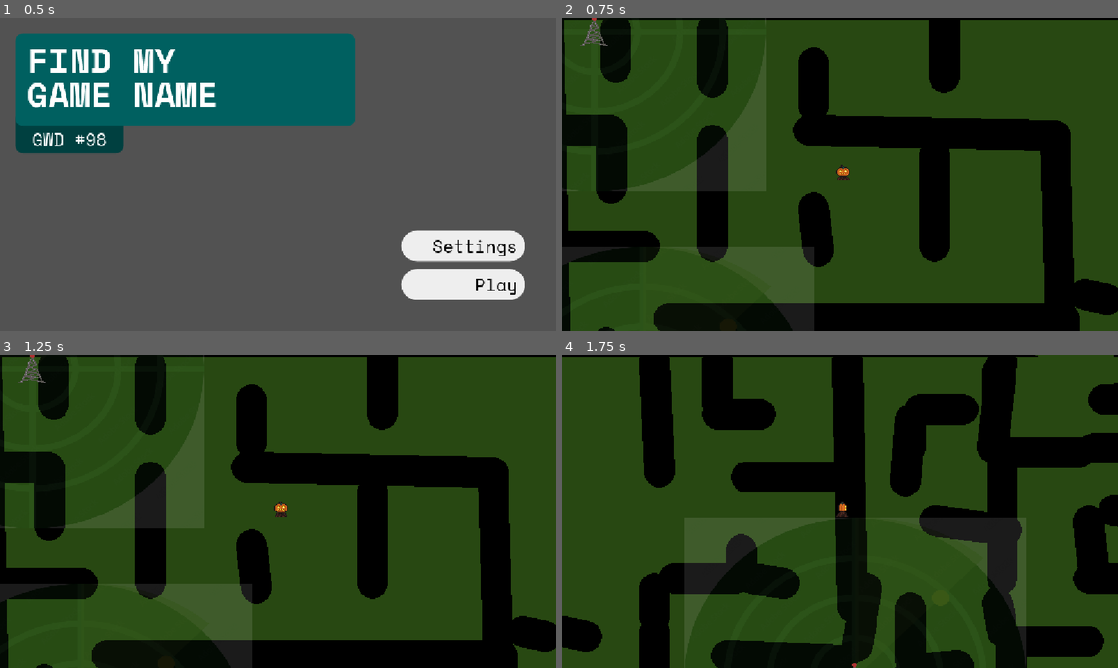
Above: before the commit, frames 1-4 (two rows, left to right).
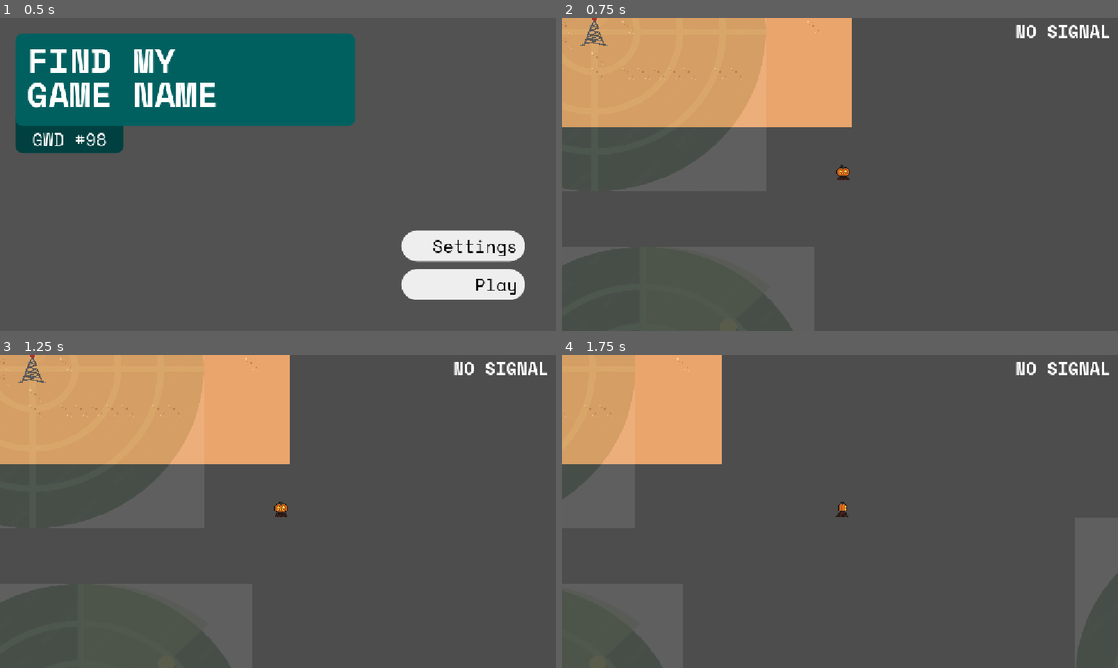
Above: after the commit, the same moments.

Repository: TurbogamesDev/godot-wild-jam-98
Game: Godot game, scene res://assets/scenes/ui/main_menu.tscn
Two runs of this game, one before a commit and one after it. Both use one fixed random seed, a clock stepped at 60 frames per second and the inputs below.
Inputs (mouse positions are in pixels of both pictures, inside the frame that each line leads up to):
- Up to frame 1 (0.5 s): no input
- Up to frame 2 (0.75 s): click "Play" at 0.5 s
- Up to frame 3 (1.25 s): no input
- Up to frame 4 (1.75 s): tap Enter at 1.25 s; move the mouse to (962, 495) at 1.27 s; hold D (right) from 1.28 s (still down); click (962, 495) at 1.42 s

Frame 1 is identical in both runs. In frame 2, 100% of the frame differs, in the area x 0-100%, y 0-100%; in frame 3, 100%; in frame 4, 100%.

Commit message:
Add level hud to test level

Diff:
--- a/assets/scenes/levels/test_level.tscn
+++ b/assets/scenes/levels/test_level.tscn
@@ -6,6 +6,7 @@
 [ext_resource type="Texture2D" uid="uid://cc7wtak1eor4o" path="res://assets/sprites/Placeholders/maze-template.png" id="4_gd6r1"]
 [ext_resource type="Script" uid="uid://b8u3mp238ubgc" path="res://assets/scripts/signal-related/map_ui.gd" id="4_nll7m"]
 [ext_resource type="Texture2D" uid="uid://c51gnve6da77d" path="res://assets/sprites/Placeholders/tower-placeholder.png" id="5_00oio"]
+[ext_resource type="PackedScene" uid="uid://djtxrgbi6w7cw" path="res://assets/scenes/ui/level_hud.tscn" id="7_lutq8"]
 
 [sub_resource type="TileSetAtlasSource" id="TileSetAtlasSource_8jk6n"]
 texture = ExtResource("2_5qmb5")
@@ -100,13 +101,13 @@
 [node name="player" parent="." unique_id=1460654996 instance=ExtResource("1_cxbqx")]
 z_index = 1
 position = Vector2(470.17725, 318.69574)
+speed = 300
 
 [node name="Camera2D" type="Camera2D" parent="player" unique_id=620332721]
 position = Vector2(-3, 2)
 zoom = Vector2(2, 2)
 
 [node name="TileMapLayer" type="TileMapLayer" parent="." unique_id=946592971]
-visible = false
 tile_map_data = PackedByteArray("AAD3//3/AQAAAAQAAAD3//7/AQAAAAQAAAD3////AQAAAAQAAAD3/wAAAQAAAAQAAAD3/wEAAQAAAAQAAAD3/w …(10288 unchanged characters)…
 tile_set = SubResource("TileSet_3hfh6")
 
@@ -123,6 +124,7 @@
 position = Vector2(1497.8577, 396.68646)
 
 [node name="CanvasLayer" type="CanvasLayer" parent="." unique_id=1754502190]
+visible = false
 
 [node name="MapUI" type="Control" parent="CanvasLayer" unique_id=434076267]
 propagate_maximum_size = true
@@ -147,7 +149,7 @@
 [node name="SubViewport" type="SubViewport" parent="CanvasLayer/MapUI/SubViewportContainer" unique_id=1958771113]
 handle_input_locally = false
 size = Vector2i(1152, 648)
-render_target_update_mode = 4
+render_target_update_mode = 0
 
 [node name="TextureRect" type="TextureRect" parent="CanvasLayer/MapUI/SubViewportContainer/SubViewport" unique_id=57806900]
 offset_right = 1920.0
@@ -166,10 +168,16 @@
 texture = ExtResource("5_00oio")
 
 [node name="temporary map" type="TextureRect" parent="." unique_id=338654593]
+visible = false
 modulate = Color(0.380189, 0.380189, 0.38018897, 1)
 z_index = -1
 offset_right = 40.0
 offset_bottom = 40.0
 texture = ExtResource("4_gd6r1")
 
+[node name="UI" type="CanvasLayer" parent="." unique_id=1211191958]
+
+[node name="LevelHUD" parent="UI" unique_id=2049856995 node_paths=PackedStringArray("player") instance=ExtResource("7_lutq8")]
+player = NodePath("../../player")
+
 [connection signal="signal_changed" from="player" to="CanvasLayer/MapUI" method="_on_player_signal_changed"]
